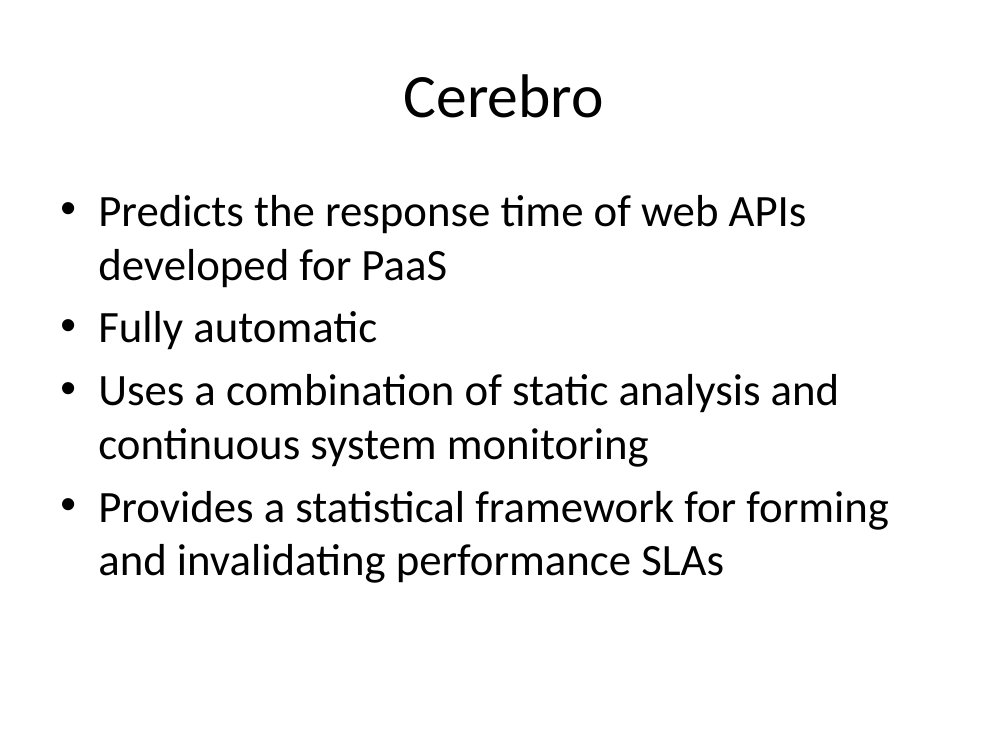
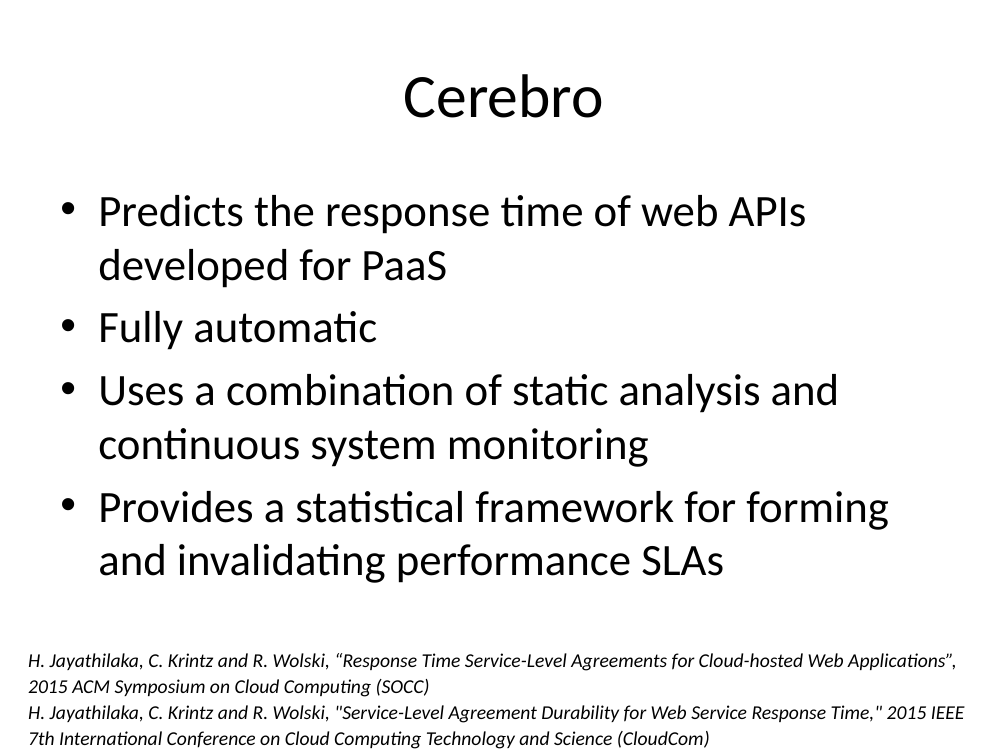
Before and after one commit to Dithn/eager-appscale, a slide deck: slide 17 of Eager/elk-experiment/appserver/system_design.pptx (slide 18 before the commit). Drawn at 1008x756 pixels with LibreOffice and Linux fonts; fonts in the diff are those of the drawing. Boxes give left, top, right and bottom in pixels: in the first picture for what was removed or moved away, otherwise in the second. Text is boxed around its words. In the diff, an @@ line names an element or a change of style, - is before the commit and + after.

```diff
--- a/Eager/elk-experiment/appserver/system_design.pptx
+++ b/Eager/elk-experiment/appserver/system_design.pptx
@@ text added at (28, 653, 965, 749), 14 pt, text #000000, italic @@
+H. Jayathilaka, C. Krintz and R. Wolski, “Response Time Service-Level Agreements for Cloud-hosted Web Applications”, 2015 ACM Symposium on Cloud Computing (SOCC)
+H. Jayathilaka, C. Krintz and R. Wolski, "Service-Level Agreement Durability for Web Service Response Time," 2015 IEEE 7th International Conference on Cloud Computing Technology and Science (CloudCom)
```
Also in this commit, not shown: 7 other slides changed, 3 slides added, 3 slides removed.
